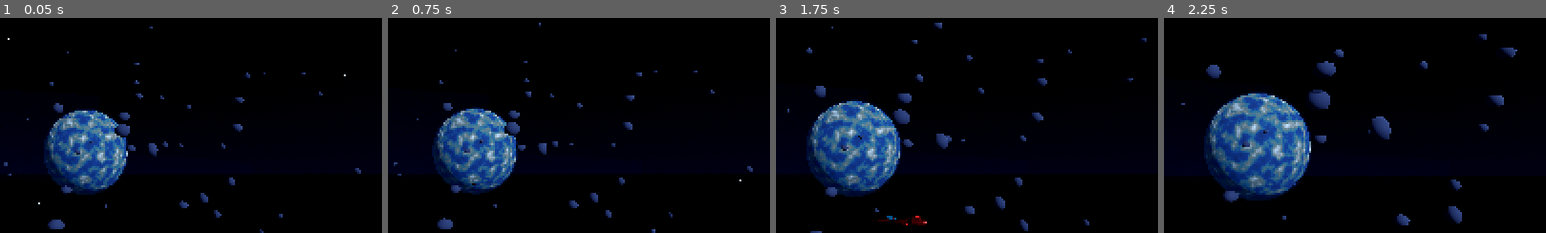
Above: before the commit, frames 1-4 (left to right).
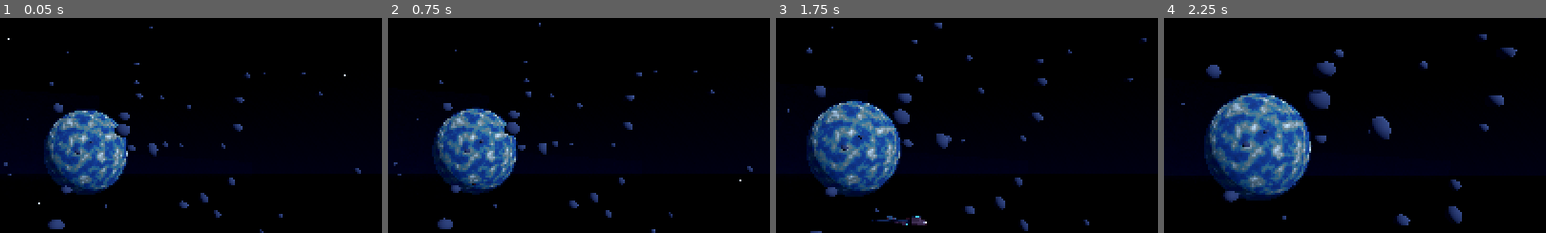
Above: after the commit, the same moments.

Repository: valdissor1990-ui/GALACTIC-FRONTIER
Game: Godot game, scene res://scenes/flight/visual_flight.tscn
The game is run twice, just before and just after one commit, with the same random seed, the same clock (stepped at 60 frames per second) and the same inputs. This scene is started directly instead of the project's main scene.
Inputs (mouse positions are % of the whole screen's width and height, from its top left):
- Up to frame 1 (0.05 s): no input
- Up to frame 2 (0.75 s): tap Enter at 0.5 s; move the mouse to (49, 52) at 0.52 s; hold W (move_forward) from 0.53 s (still down); hold Shift (boost) from 0.53 s (still down)
- Up to frame 3 (1.75 s): keep holding W (move_forward); move the mouse to (57, 51) at 1.27 s; release Shift (boost) at 1.28 s; click (57, 51) at 1.35 s
- Up to frame 4 (2.25 s): keep holding W (move_forward); move the mouse to (42, 49) at 2.02 s; hold Y (target_clear) from 2.03 s (still down)
The pictures show only the part of the screen within x 39-89%, y 28-78%; the shares and areas given below are measured in that part.

Frame 1 is identical in both runs. In frame 2, less than 0.1% of the frame differs, in the area x 22-23%, y 76-78%; in frame 3, 0.3%, in the area x 25-40%, y 92-97%; in frame 4, nothing differs.

Commit message:
Apply hostile tint as a material overlay without querying GLB surface materials

Diff:
--- a/scripts/environment/enemy_visual_treatment.gd
+++ b/scripts/environment/enemy_visual_treatment.gd
@@ -1,41 +1,26 @@
 extends Node
-## Applies a restrained hostile red treatment while preserving the fighter's material detail.
+## Applies a subtle translucent hostile-red overlay without replacing imported PBR materials.
 
 @export var model_path: NodePath = NodePath("../Visual/EnemyFighterModel")
 
 
 func _ready() -> void:
-	call_deferred("_apply_hostile_materials")
+	call_deferred("_apply_hostile_overlay")
 
 
-func _apply_hostile_materials() -> void:
+func _apply_hostile_overlay() -> void:
 	var model := get_node_or_null(model_path)
 	if model == null:
 		push_warning("Enemy visual treatment: fighter model was not found.")
 		return
+	var overlay := StandardMaterial3D.new()
+	overlay.transparency = BaseMaterial3D.TRANSPARENCY_ALPHA
+	overlay.albedo_color = Color(0.82, 0.035, 0.018, 0.16)
+	overlay.emission_enabled = true
+	overlay.emission = Color(0.32, 0.012, 0.004)
+	overlay.emission_energy_multiplier = 0.22
+	overlay.shading_mode = BaseMaterial3D.SHADING_MODE_PER_PIXEL
 	for item in model.find_children("*", "MeshInstance3D", true, false):
 		var mesh_instance := item as MeshInstance3D
-		if mesh_instance.mesh == null:
-			continue
-		for surface in range(mesh_instance.mesh.get_surface_count()):
-			var source: Material = mesh_instance.get_surface_override_material(surface)
-			if source == null:
-				source = mesh_instance.mesh.surface_get_material(surface)
-			if not (source is StandardMaterial3D):
-				continue
-			var material := (source as StandardMaterial3D).duplicate() as StandardMaterial3D
-			if material == null:
-				continue
-			if material.resource_name.to_lower().contains("glass"):
-				continue
-			var original := material.albedo_color
-			material.albedo_color = Color(
-				clampf(original.r * 1.25 + 0.12, 0.0, 1.0),
-				original.g * 0.30,
-				original.b * 0.24,
-				original.a
-			)
-			if material.emission_enabled:
-				material.emission = Color(0.62, 0.035, 0.012)
-				material.emission_energy_multiplier = maxf(material.emission_energy_multiplier, 1.25)
-			mesh_instance.set_surface_override_material(surface, material)
+		if mesh_instance.mesh != null:
+			mesh_instance.material_overlay = overlay
